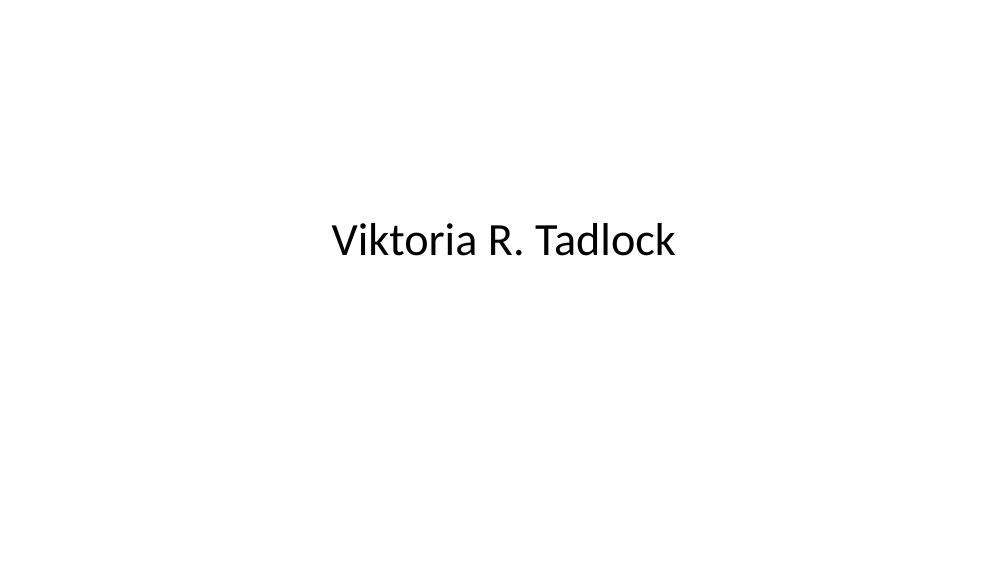
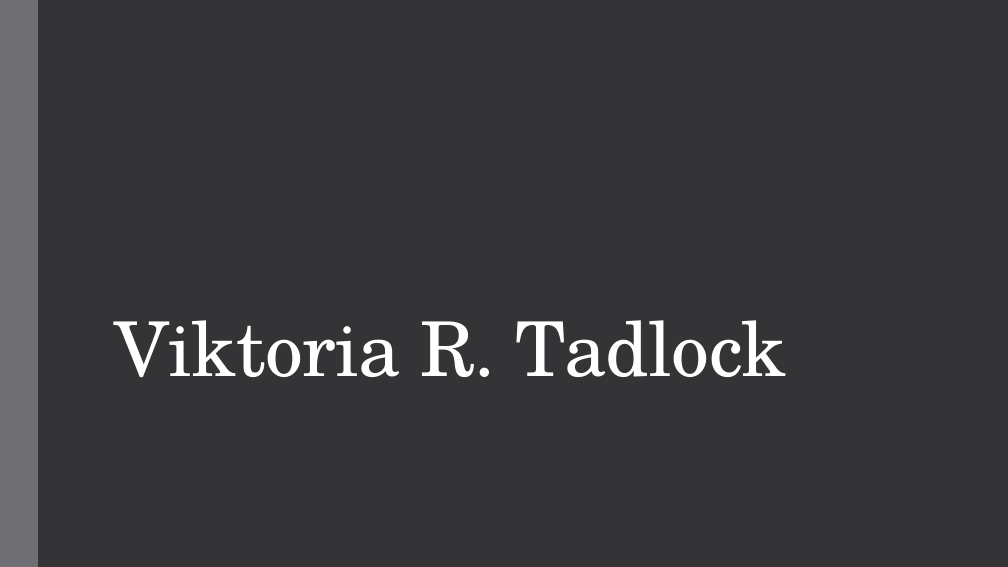
Before and after one commit to vtadlock77/tc2_Tadlock, a slide deck: slide 1 of docs/resume.pptx. Drawn at 1008x567 pixels with LibreOffice and Linux fonts; fonts in the diff are those of the drawing. Boxes give left, top, right and bottom in pixels: in the first picture for what was removed or moved away, otherwise in the second. Text is boxed around its words. In the diff, an @@ line names an element or a change of style, - is before the commit and + after.

```diff
--- a/docs/resume.pptx
+++ b/docs/resume.pptx
@@ background #FFFFFF to #353537 @@
@@ rectangle added at box(0, 0, 38, 566), fill #6F6F74 @@
@@ title "Viktoria R. Tadlock": place and size @@
-title "Viktoria R. Tadlock" at box(332, 223, 676, 256)
+title "Viktoria R. Tadlock" at box(114, 320, 786, 377)
@@ title "Viktoria R. Tadlock" at box(114, 320, 786, 377): size 33 to 54 pt, font Calibri to TeX Gyre Schola, text colour #000000 to #FFFFFF, letter spacing 0 to -0.4 pt; alignment centre to left; line spacing 1 to 0.85; vertical alignment middle to bottom @@
```
Also in this commit, not shown: 4 other slides changed, 3 slides added, 16 other files.
